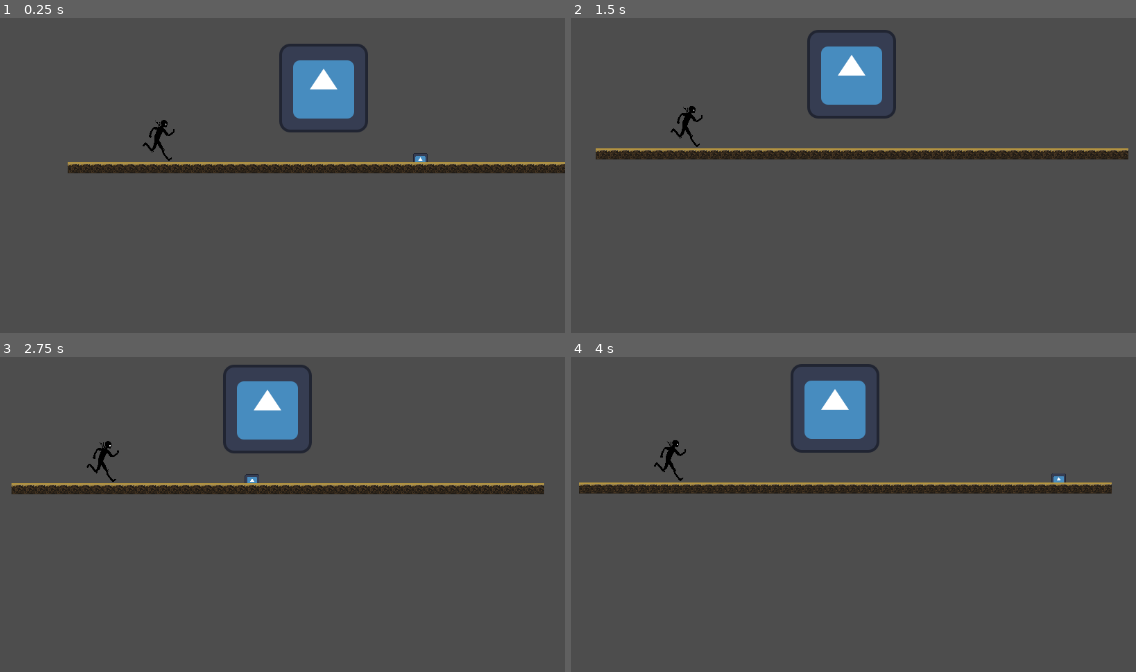
Above: before the commit, frames 1-4 (two rows, left to right).
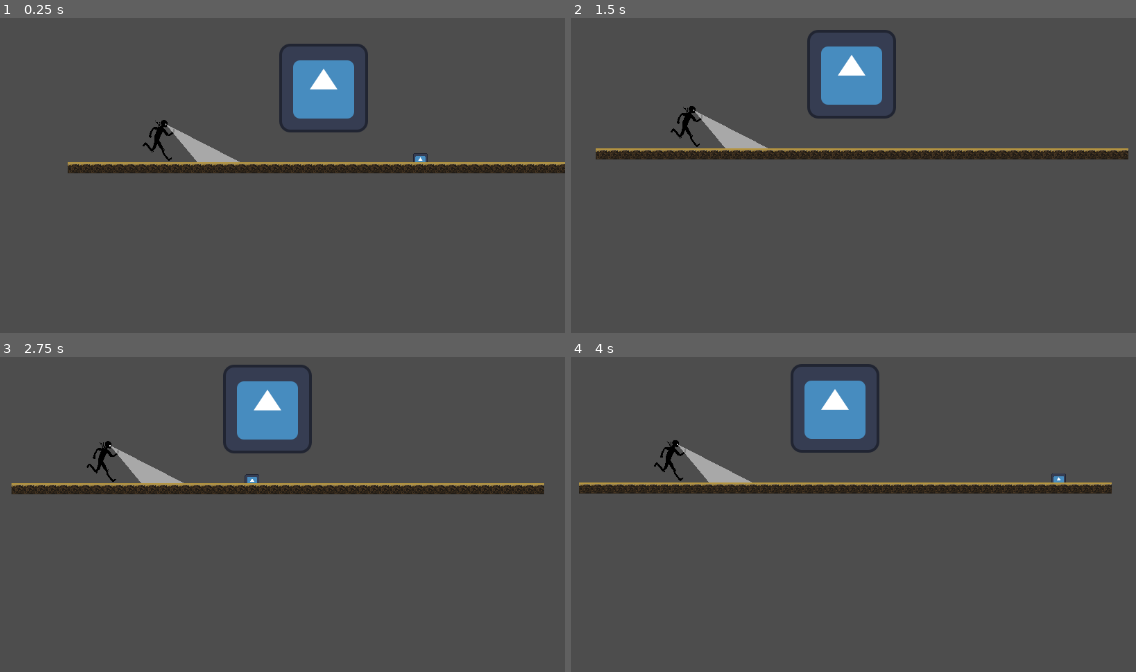
Above: after the commit, the same moments.

Repository: Kunut0/GameJam23_05
Game: Godot game, scene res://test1.tscn
The game is run twice, just before and just after one commit, with the same random seed, the same clock (stepped at 60 frames per second) and the same inputs. The engine's default icon, where the game draws it, is replaced by a stand-in: a white triangle on a blue panel in a dark square.
Inputs:
- Up to frame 1 (0.25 s): no input
- Up to frame 2 (1.5 s): hold Right (ui_right) from 0.53 s (still down); tap Space (ui_select) at 0.77 s
- Up to frame 3 (2.75 s): tap Space (ui_select) at 1.52 s; release Right (ui_right) at 2.03 s; hold Left (ui_left) from 2.03 s (still down)
- Up to frame 4 (4 s): release Left (ui_left) at 2.78 s; hold Right (ui_right) from 2.78 s (still down); tap Space (ui_select) at 3.02, 3.77 s

The runs differ from the first frame. In frame 1, 0.5% of the frame differs, in the area x 29-43%, y 33-46%; in frame 2, 0.5%; in frame 3, 0.5%; in frame 4, 0.5%, in the area x 18-33%, y 27-40%.

Commit message:
Update Player1.tscn

Diff:
--- a/gamejamulm/Szene/Player1.tscn
+++ b/gamejamulm/Szene/Player1.tscn
@@ -83,8 +83,16 @@
 [node name="Lichtkegel" type="Area2D" parent="."]
 
 [node name="CollisionPolygon2D" type="CollisionPolygon2D" parent="Lichtkegel"]
-position = Vector2(11, -59)
-polygon = PackedVector2Array(88, 21, 64, 58, 1, 1)
+position = Vector2(12, -56.2642)
+scale = Vector2(1, 0.982955)
+polygon = PackedVector2Array(109, 56, 47, 56, 1, 1)
+
+[node name="Polygon2D" type="Polygon2D" parent="Lichtkegel/CollisionPolygon2D"]
+z_index = 4
+position = Vector2(1.19209e-07, -0.00404602)
+scale = Vector2(1, 1.00405)
+color = Color(1, 1, 1, 0.509804)
+polygon = PackedVector2Array(1, 1, 46, 56, 108, 56, 2, 1)
 
 [node name="DashTimer" type="Timer" parent="."]
 wait_time = 0.1
